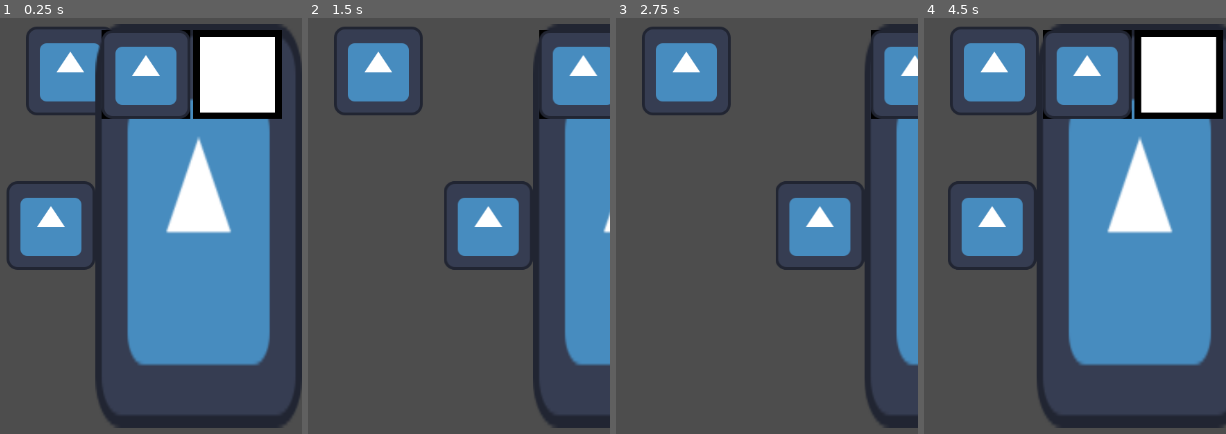
Above: before the commit, frames 1-4 (left to right).
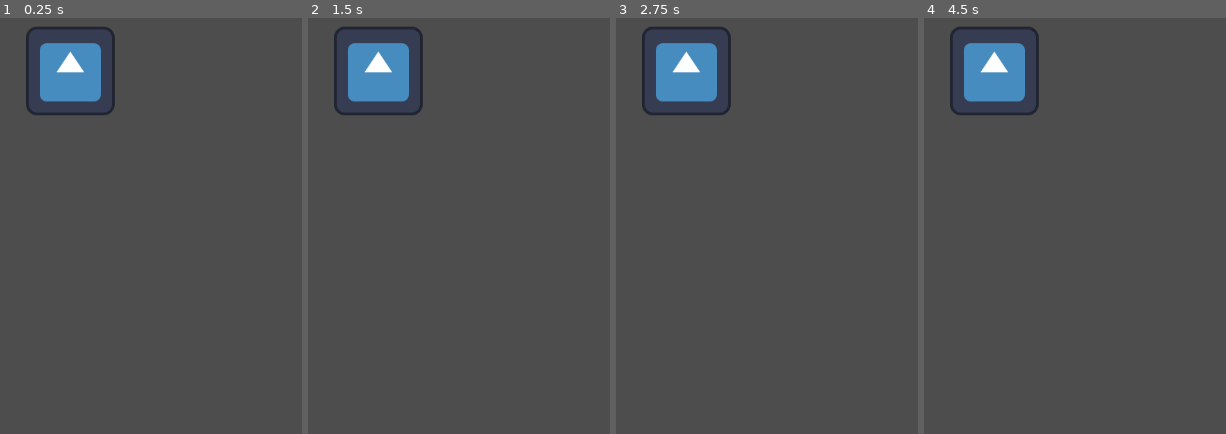
Above: after the commit, the same moments.

Repository: IDokan/Sooni
Game: Godot game, scene res://main.tscn
Two runs of this game, one before a commit and one after it. Both use one fixed random seed, a clock stepped at 60 frames per second and the inputs below. The engine's default icon, where the game draws it, is replaced by a stand-in: a white triangle on a blue panel in a dark square.
Inputs (mouse positions are in pixels of both pictures, inside the frame that each line leads up to; where the layout moved, square brackets give the same spot in the first picture):
- Up to frame 1 (0.25 s): no input
- Up to frame 2 (1.5 s): click (377, 72) [359, 226] at 0.5 s; click (377, 72) [501, 226] at 1.25 s
- Up to frame 3 (2.75 s): click (685, 72) [715, 226] at 2 s
- Up to frame 4 (4.5 s): move the mouse to (1002, 201) at 2.77 s; tap Enter at 3.5 s; move the mouse to (outside the picture) at 3.52 s; move the mouse to (outside the picture) at 4.27 s

The runs differ from the first frame. In frame 1, 49% of the frame differs, in the area x 2-100%, y 1-99%; in frame 2, 19%; in frame 3, 13%; in frame 4, 47%.

Commit message:
#1 Completely ported a refrigerator.
main.tscn - Removed an old refrigerator and added a cpp refrigerator.
Refrigerator - Completely ported all functionality in Refrigerator.

Not yet implemented:
0. Update a dish class to support compatibility.
1. Freeze Physics when contained on table.
2. Tween objects when store in the inventory

Diff:
--- a/demo/main.tscn
+++ b/demo/main.tscn
@@ -1,19 +1,17 @@
-[gd_scene load_steps=9 format=3 uid="uid://ryor8sexabyv"]
+[gd_scene load_steps=7 format=3 uid="uid://ryor8sexabyv"]
 
 [ext_resource type="Texture2D" uid="uid://h5v60w4x36b3" path="res://icon.svg" id="1_j8afg"]
-[ext_resource type="Script" path="res://InventoryLayer.gd" id="1_p5161"]
 [ext_resource type="Texture2D" uid="uid://boufkd127m477" path="res://InventoryBg.png" id="3_t6wf1"]
-[ext_resource type="Script" path="res://ItemBg.gd" id="3_xa2a1"]
 
 [sub_resource type="RectangleShape2D" id="RectangleShape2D_dohu7"]
 
 [sub_resource type="RectangleShape2D" id="RectangleShape2D_5ugot"]
 size = Vector2(325, 600)
 
-[sub_resource type="PhysicsMaterial" id="PhysicsMaterial_gq68q"]
+[sub_resource type="PhysicsMaterial" id="PhysicsMaterial_4wnfq"]
 bounce = 0.5
 
-[sub_resource type="PhysicsMaterial" id="PhysicsMaterial_xtp1h"]
+[sub_resource type="PhysicsMaterial" id="PhysicsMaterial_j0e67"]
 bounce = 0.5
 
 [node name="Node2D" type="Node2D"]
@@ -46,108 +44,10 @@
 scale = Vector2(1, 38.26)
 shape = SubResource("RectangleShape2D_dohu7")
 
-[node name="CanvasLayer" type="CanvasLayer" parent="."]
-script = ExtResource("1_p5161")
-
-[node name="TextureButton" type="TextureButton" parent="CanvasLayer"]
-anchors_preset = 6
-anchor_left = 1.0
-anchor_top = 0.5
-anchor_right = 1.0
-anchor_bottom = 0.5
-offset_left = -426.0
-offset_top = -64.0
-offset_right = -298.0
-offset_bottom = 64.0
-grow_horizontal = 0
-grow_vertical = 2
-texture_normal = ExtResource("1_j8afg")
-texture_pressed = ExtResource("1_j8afg")
-texture_hover = ExtResource("1_j8afg")
-texture_disabled = ExtResource("1_j8afg")
-texture_focused = ExtResource("1_j8afg")
-
-[node name="NinePatchRect" type="NinePatchRect" parent="CanvasLayer"]
-anchors_preset = 6
-anchor_left = 1.0
-anchor_top = 0.5
-anchor_right = 1.0
-anchor_bottom = 0.5
-offset_left = -298.0
-offset_top = -291.0
-offset_bottom = 292.0
-grow_horizontal = 0
-grow_vertical = 2
-size_flags_horizontal = 3
-size_flags_vertical = 3
-texture = ExtResource("1_j8afg")
-
-[node name="MarginContainer" type="MarginContainer" parent="CanvasLayer/NinePatchRect"]
-layout_mode = 1
-anchors_preset = 15
-anchor_right = 1.0
-anchor_bottom = 1.0
-grow_horizontal = 2
-grow_vertical = 2
-theme_override_constants/margin_left = 9
-theme_override_constants/margin_top = 9
-theme_override_constants/margin_right = 9
-theme_override_constants/margin_bottom = 9
-
-[node name="ScrollContainer" type="ScrollContainer" parent="CanvasLayer/NinePatchRect/MarginContainer"]
-layout_mode = 2
-size_flags_horizontal = 3
-size_flags_vertical = 3
-
-[node name="Inventory" type="GridContainer" parent="CanvasLayer/NinePatchRect/MarginContainer/ScrollContainer"]
-unique_name_in_owner = true
-layout_mode = 2
-size_flags_horizontal = 3
-size_flags_vertical = 3
-columns = 2
-
-[node name="ItemBg" type="TextureRect" parent="CanvasLayer/NinePatchRect/MarginContainer/ScrollContainer/Inventory"]
-layout_mode = 2
-texture = ExtResource("3_t6wf1")
-
-[node name="TextureRect" type="TextureRect" parent="CanvasLayer/NinePatchRect/MarginContainer/ScrollContainer/Inventory/ItemBg"]
-custom_minimum_size = Vector2(128, 128)
-layout_mode = 0
-offset_right = 40.0
-offset_bottom = 40.0
-texture = ExtResource("1_j8afg")
-script = ExtResource("3_xa2a1")
-
-[node name="ItemBg2" type="TextureRect" parent="CanvasLayer/NinePatchRect/MarginContainer/ScrollContainer/Inventory"]
-layout_mode = 2
-texture = ExtResource("3_t6wf1")
-
-[node name="TextureRect" type="TextureRect" parent="CanvasLayer/NinePatchRect/MarginContainer/ScrollContainer/Inventory/ItemBg2"]
-custom_minimum_size = Vector2(128, 128)
-layout_mode = 0
-offset_right = 40.0
-offset_bottom = 40.0
-script = ExtResource("3_xa2a1")
-
-[node name="DishSlot" type="DishSlot" parent="CanvasLayer/NinePatchRect/MarginContainer/ScrollContainer/Inventory"]
-layout_mode = 2
-texture = ExtResource("3_t6wf1")
-
-[node name="DishSlot2" type="DishSlot" parent="CanvasLayer/NinePatchRect/MarginContainer/ScrollContainer/Inventory"]
-layout_mode = 2
-texture = ExtResource("3_t6wf1")
-
-[node name="DishSlot3" type="DishSlot" parent="CanvasLayer/NinePatchRect/MarginContainer/ScrollContainer/Inventory"]
-layout_mode = 2
-texture = ExtResource("3_t6wf1")
-
-[node name="DishSlot4" type="DishSlot" parent="CanvasLayer/NinePatchRect/MarginContainer/ScrollContainer/Inventory"]
-layout_mode = 2
-texture = ExtResource("3_t6wf1")
-
-[node name="DishSlot5" type="DishSlot" parent="CanvasLayer/NinePatchRect/MarginContainer/ScrollContainer/Inventory"]
-layout_mode = 2
-texture = ExtResource("3_t6wf1")
+[node name="Refrigerator" type="Refrigerator" parent="."]
+refrigerator_background_texture = ExtResource("1_j8afg")
+slot_background_texture = ExtResource("3_t6wf1")
+tween_button_texture = ExtResource("1_j8afg")
 
 [node name="Tray" type="Tray" parent="."]
 texture = ExtResource("1_j8afg")
@@ -179,12 +79,10 @@
 [node name="Dish" type="Dish" parent="DishContainers"]
 texture = ExtResource("1_j8afg")
 position = Vector2(1011, 546)
-physics_material_override = SubResource("PhysicsMaterial_gq68q")
+physics_material_override = SubResource("PhysicsMaterial_4wnfq")
 
 [node name="Dish2" type="Dish" parent="DishContainers"]
 texture = ExtResource("1_j8afg")
 z_as_relative = false
 position = Vector2(865, 566)
-physics_material_override = SubResource("PhysicsMaterial_xtp1h")
-
-[connection signal="pressed" from="CanvasLayer/TextureButton" to="CanvasLayer" method="_on_texture_button_pressed"]
+physics_material_override = SubResource("PhysicsMaterial_j0e67")
Not shown, changed: src/Dish.cpp
Not shown, changed: src/Refrigerator.cpp
Not shown, changed: src/Refrigerator.h
